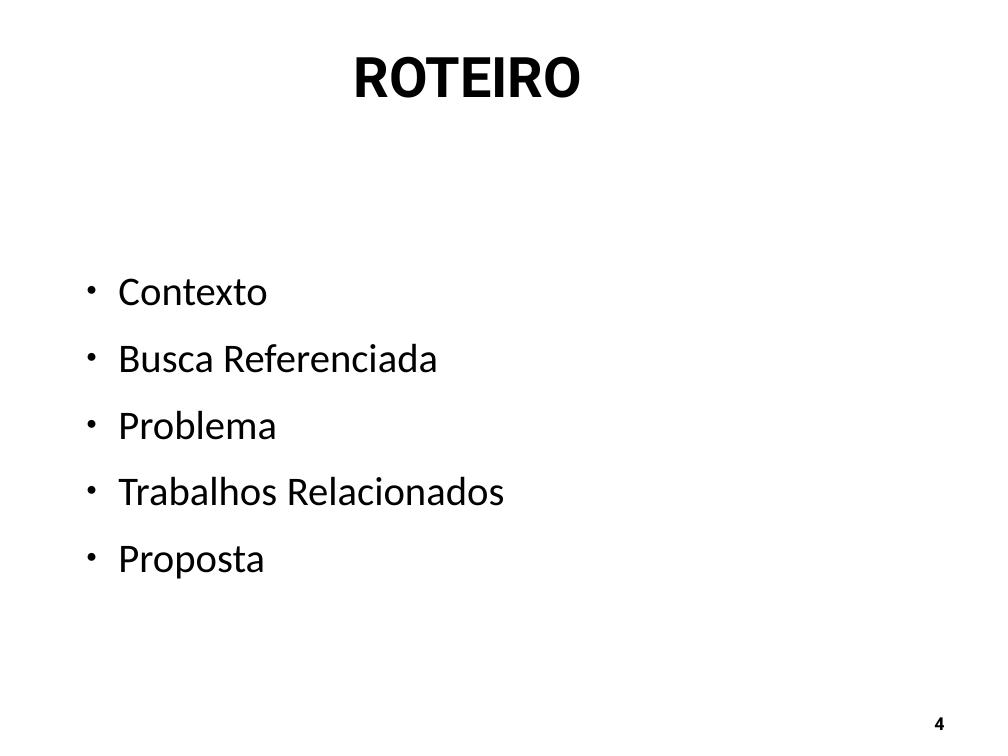
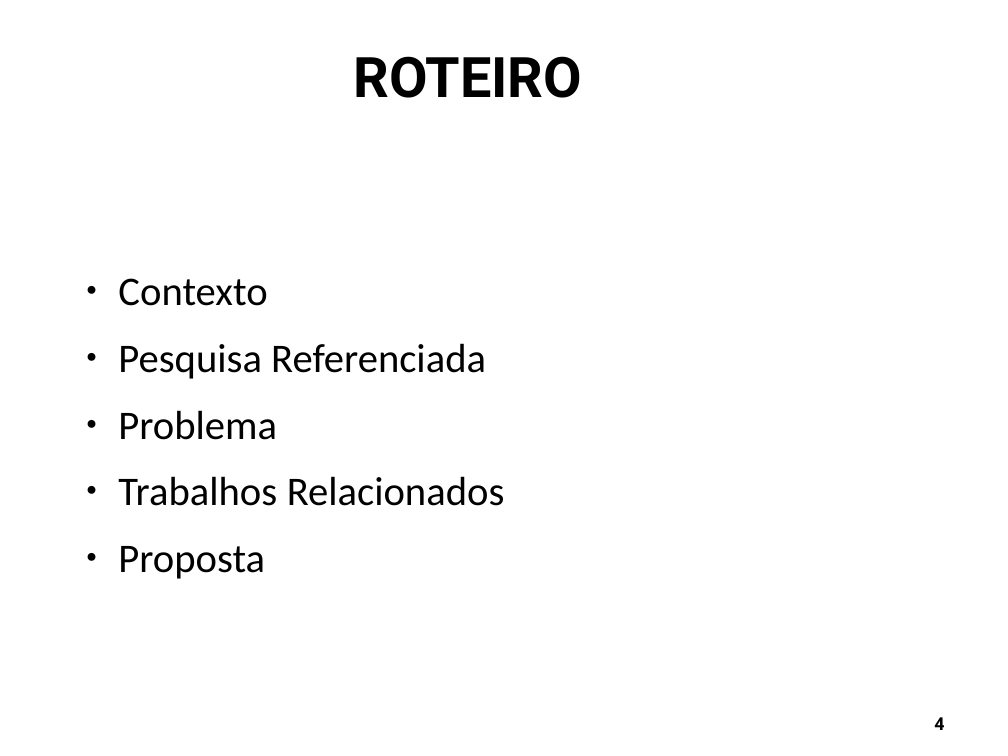
Before and after one commit to Schweigert/TCC, a slide deck: slide 4 of tcc/Apresentacao/apresentacao_tcc1.odp. Drawn at 1008x756 pixels with LibreOffice and Linux fonts; fonts in the diff are those of the drawing; background and template pictures are left out. Boxes give left, top, right and bottom in pixels: in the first picture for what was removed or moved away, otherwise in the second. Text is boxed around its words. In the diff, an @@ line names an element or a change of style, - is before the commit and + after.

```diff
--- a/tcc/Apresentacao/apresentacao_tcc1.odp
+++ b/tcc/Apresentacao/apresentacao_tcc1.odp
@@ text at box(118, 343, 486, 379): text changed @@
-● Busca Referenciada
+● Pesquisa Referenciada
```
Also in this commit, not shown: 17 other slides changed, 3 slides removed, 4 other files.
